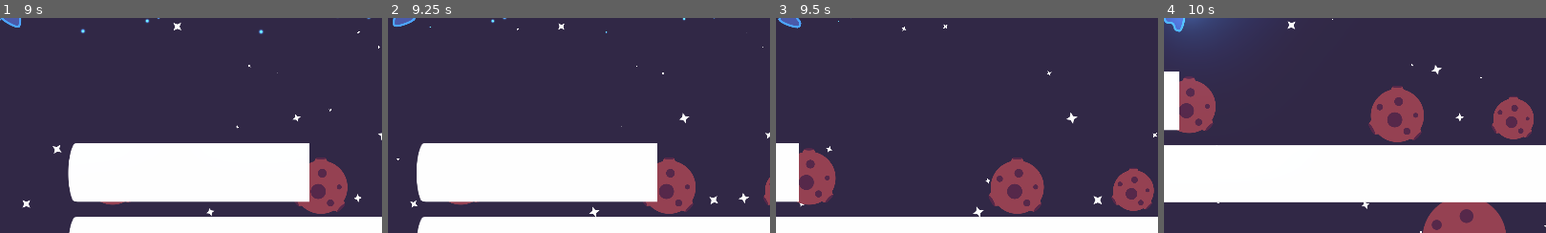
Above: before the commit, frames 1-4 (left to right).
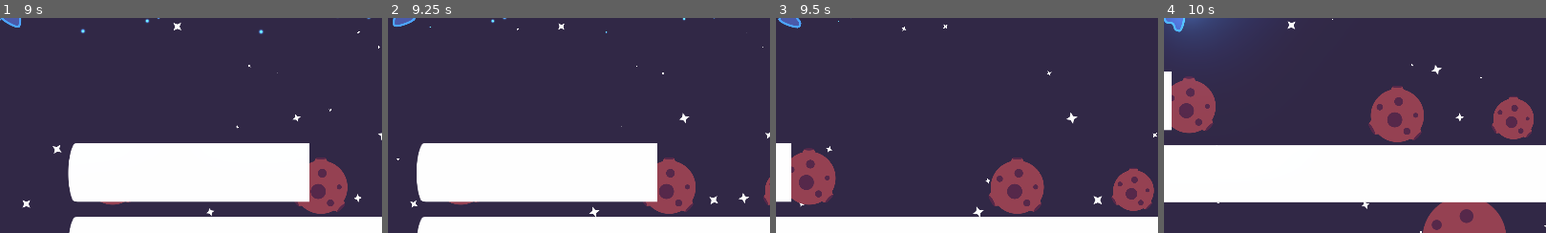
Above: after the commit, the same moments.

Repository: PIWEEK/spacehunters
Game: Godot game, scene res://Menu.tscn
The game is run twice, just before and just after one commit, with the same random seed, the same clock (stepped at 60 frames per second) and the same inputs.
Inputs (mouse positions are % of the whole screen's width and height, from its top left):
- Up to frame 1 (9 s): click (42, 38) at 0.52 s; type "Alex" at 0.6 s; click (42, 41) at 0.75 s; type "12" at 0.83 s; click "Create" at 1.25 s; move the mouse to (72, 45) at 2.02 s; hold Right (ui_right) 2.03-2.78 s; hold Right mouse button (fire_secondary_weapon) 2.03-2.78 s; move the mouse to (30, 55) at 2.77 s; hold Down (ui_down) 2.78-3.53 s; click (30, 55) at 2.85 s; move the mouse to (60, 28) at 3.52 s; hold Right (ui_right) 3.53-4.28 s; hold Right mouse button (fire_secondary_weapon) 3.53-4.28 s; move the mouse to (45, 70) at 4.27 s; hold Up (ui_up) 4.28-5.03 s; click (45, 70) at 4.35 s; move the mouse to (80, 65) at 5.02 s; hold Right mouse button (fire_secondary_weapon) 5.03-5.78 s; hold Left (ui_left) 5.03-6.53 s; move the mouse to (20, 35) at 5.77 s; click (20, 35) at 5.85 s; move the mouse to (55, 50) at 6.52 s; hold Down (ui_down) 6.53-7.28 s; hold Right mouse button (fire_secondary_weapon) 6.53-7.28 s; move the mouse to (35, 25) at 7.27 s; hold Right (ui_right) 7.28-8.03 s; click (35, 25) at 7.35 s; move the mouse to (72, 45) at 8.02 s; hold Up (ui_up) 8.03-8.78 s; hold Right mouse button (fire_secondary_weapon) 8.03-8.78 s; move the mouse to (30, 55) at 8.77 s; hold Right (ui_right) from 8.78 s (still down); click (30, 55) at 8.85 s
- Up to frame 2 (9.25 s): keep holding Right (ui_right)
- Up to frame 3 (9.5 s): keep holding Right (ui_right)
- Up to frame 4 (10 s): move the mouse to (60, 28) at 9.52 s; release Right (ui_right) at 9.53 s; hold Down (ui_down) from 9.53 s (still down); hold Right mouse button (fire_secondary_weapon) from 9.53 s (still down)
The pictures show only the part of the screen within x 48-98%, y 50-100%; the shares and areas given below are measured in that part.

Frames 1-2 are identical in both runs. In frame 3, 0.6% of the frame differs, in the area x 4-6%, y 58-86%; in frame 4, 0.6%.

Commit message:
ui animation

Diff:
--- a/UI/ShieldHulkBar/ShieldHullBar.gd
+++ b/UI/ShieldHulkBar/ShieldHullBar.gd
@@ -40,6 +40,11 @@
     timer.start()
     pass # Replace with function body.
 
+func _process(delta):
+    print(shield, ' ', ShieldTween.is_active())
+    HullBar.value = hull
+    ShieldBar.value = shield
+
 func _on_damage():
     if shield >= 0:
         var new_shield = shield - rng.randf_range(10.0, 40.0)
@@ -50,40 +55,37 @@
 
 func _update_hull(value_start: float, current_value: float):
     if current_value > 0:
-         HullTween.interpolate_property(
-            self, "value", value_start, current_value, 0.25, Tween.TRANS_ELASTIC, Tween.EASE_OUT
+        HullTween.interpolate_property(
+            self, "hull", hull, current_value, 0.25, Tween.TRANS_ELASTIC, Tween.EASE_OUT
         )
     else:
         HullTween.interpolate_property(
-            self, "value", value_start, 0, 0.25, Tween.TRANS_ELASTIC, Tween.EASE_OUT
+            self, "hull", hull, 0, 0.25, Tween.TRANS_ELASTIC, Tween.EASE_OUT
         )
     if current_value > 0:
-        HullBar.value = current_value
-        hull = current_value
         $HullText.bbcode_text = str(current_value)
     else:
-        HullBar.value = 0
-        hull = 0
         $HullText.bbcode_text = str(0)
 
+    if not HullTween.is_active():
+        HullTween.start()
 
 func _update_shield(value_start: float, current_value: float):
     if current_value > 0:
         ShieldTween.interpolate_property(
-            ShieldTween, "value", 300, current_value, 0.25, Tween.TRANS_ELASTIC, Tween.EASE_OUT
+            self, "shield", shield, current_value, 0.25, Tween.TRANS_ELASTIC, Tween.EASE_OUT
         )
     else :
         ShieldTween.interpolate_property(
-            self, "value", value_start, 0, 0.25, Tween.TRANS_ELASTIC, Tween.EASE_OUT
+            self, "shield", shield, 0, 0.25, Tween.TRANS_ELASTIC, Tween.EASE_OUT
         )
     if current_value > 0:
-        ShieldBar.value = current_value
         $ShieldText.bbcode_text = str(current_value)
-        shield = current_value
     else:
         $ShieldText.bbcode_text = str(0)
-        ShieldBar.value = 0
-        shield = 0
+
+    if not ShieldTween.is_active():
+        ShieldTween.start()
 
 # Called every frame. 'delta' is the elapsed time since the previous frame.
 #func _process(delta):
--- a/UI/ShieldHulkBar/ShieldHullBar.tscn
+++ b/UI/ShieldHulkBar/ShieldHullBar.tscn
@@ -14,7 +14,6 @@
 [node name="ShieldBar" type="TextureProgress" parent="."]
 margin_right = 1858.0
 margin_bottom = 175.0
-max_value = 100.0
 value = 5.0
 texture_progress = ExtResource( 2 )
 nine_patch_stretch = true
